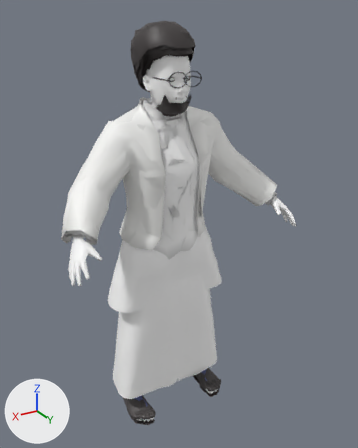
Before and after pictures for a commit that changed the glTF model assets/humans/child_m.glb.
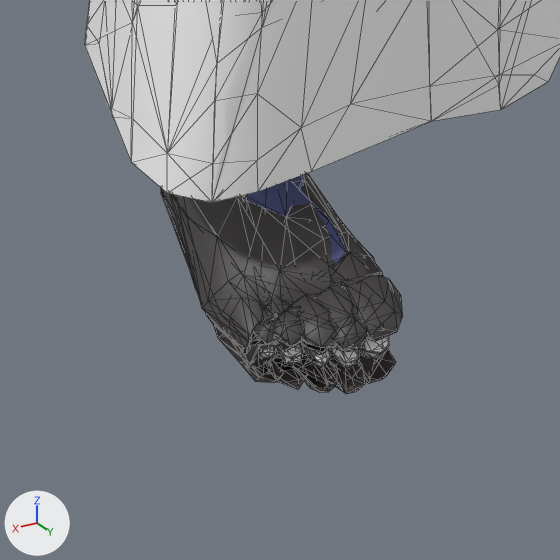
The first picture shows the older version from a 50 mm lens placed at (0.846, 1.54, 1.529), pointed at (-0.036, 0.07, 0.794). The close-ups show the older and then the newer version on the part from 28% to 49% of the width and 83% to 100% of the height of that picture. Only the edits that show in the close-ups are written down. Arrows for +X, +Y and +Z are at lower left; the lights stay in place. The close-ups show mesh edges as thin lines. Vertices at exactly the same position are counted once.

In view in the first close-up: 'L1_chappal_sole', 'L1_chappal_straps', 'L1_lungi', 'L1_shoes', 'L1_skin_feet', 'L2_chappal_sole', 'L2_chappal_straps', 'L2_lungi', 'L2_shoes' and 1 more.
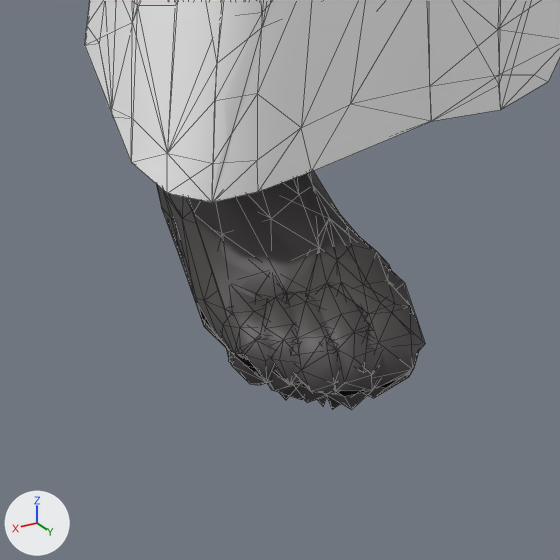
Location of each change, [x1, y1, x2, y2] in pixels of the close-ups (560 x 560 px):
```json
{"object": "L1_shoes", "change": "reshaped", "before": [161, 173, 403, 368], "after": [156, 171, 418, 409]}
{"object": "L2_shoes", "change": "reshaped", "before": [160, 187, 384, 365], "after": [168, 173, 425, 409]}
{"object": "L1_chappal_sole", "change": "unchanged, covered by the edit", "before": [213, 324, 396, 394], "after": [243, 356, 302, 383]}
{"object": "L1_skin_feet", "change": "unchanged, covered by the edit", "before": [241, 195, 389, 369]}
```

Scene script edits in JSON lines:
```json
{"block": "me_l1_shoes", "where": "# used by ob_l1_shoes; location = (0.0, 0.0, 0.0)"}
{"op": "remove", "block": "me_l1_shoes", "code": "me_l1_shoes.from_pydata(...)  # 565 vertices, 981 faces; spans x -0.217..0.217, y -0.046..0.178, z -0.007..0.06"}
{"op": "add", "block": "me_l1_shoes", "code": "me_l1_shoes.from_pydata(...)  # 579 vertices, 1013 faces; spans x -0.221..0.221, y -0.049..0.188, z -0.018..0.076"}
{"block": "me_l1_shoes", "change": "me_l1_shoes part 1: the loose piece of 275 vertices spanning x 0.124..0.217, y -0.046..0.178, z -0.007..0.059 is rebuilt with 282 vertices and now spans x 0.117..0.221, y -0.049..0.188, z -0.018..0.075"}
{"block": "me_l1_shoes", "change": "other edits to the shape of me_l1_shoes do not show in these pictures"}
{"block": "me_l2_shoes", "where": "# used by ob_l2_shoes; location = (0.0, 0.0, 0.0)"}
{"op": "remove", "block": "me_l2_shoes", "code": "me_l2_shoes.from_pydata(...)  # 157 vertices, 244 faces; spans x -0.215..0.217, y -0.046..0.178, z -0.008..0.057"}
{"op": "add", "block": "me_l2_shoes", "code": "me_l2_shoes.from_pydata(...)  # 160 vertices, 253 faces; spans x -0.22..0.221, y -0.049..0.188, z -0.02..0.074"}
{"block": "me_l2_shoes", "change": "me_l2_shoes part 2"}
{"block": "me_l2_shoes", "change": "76 vertices are removed from x 0.126..0.217, y -0.046..0.178, z -0.007..0.057"}
{"block": "me_l2_shoes", "change": "121 faces are deleted"}
{"block": "me_l2_shoes", "change": "79 vertices are added at x 0.118..0.221, y -0.049..0.188, z -0.02..0.074"}
{"block": "me_l2_shoes", "change": "126 new faces join them"}
{"block": "me_l2_shoes", "change": "other edits to the shape of me_l2_shoes do not show in these pictures"}
```
